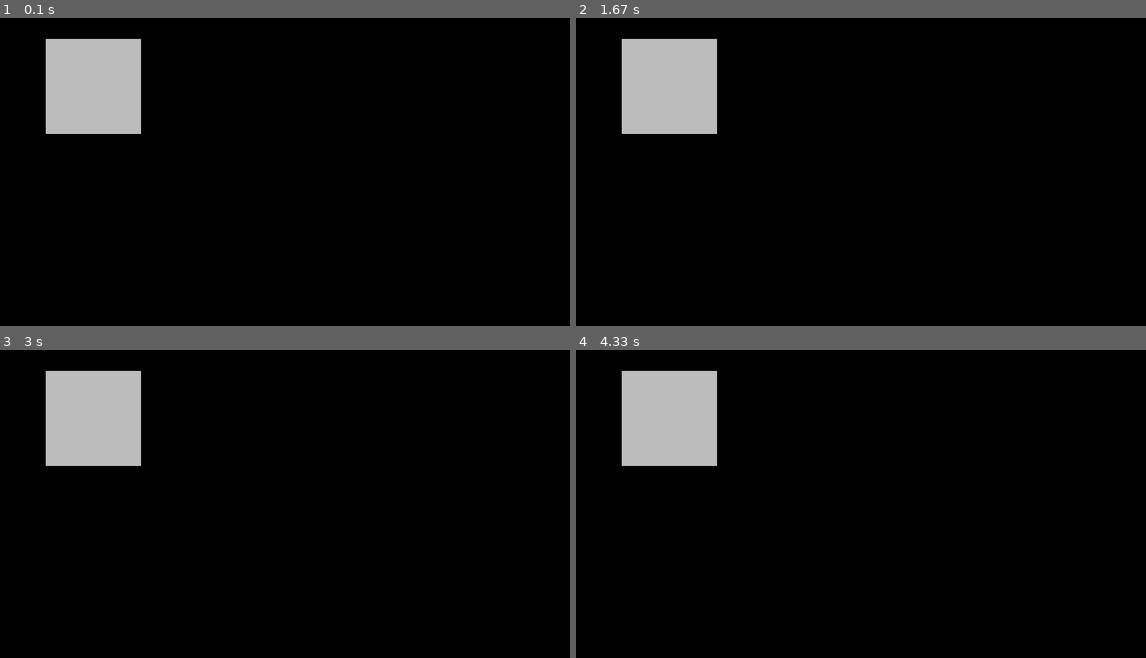
Above: before the commit, frames 1-4 (two rows, left to right).
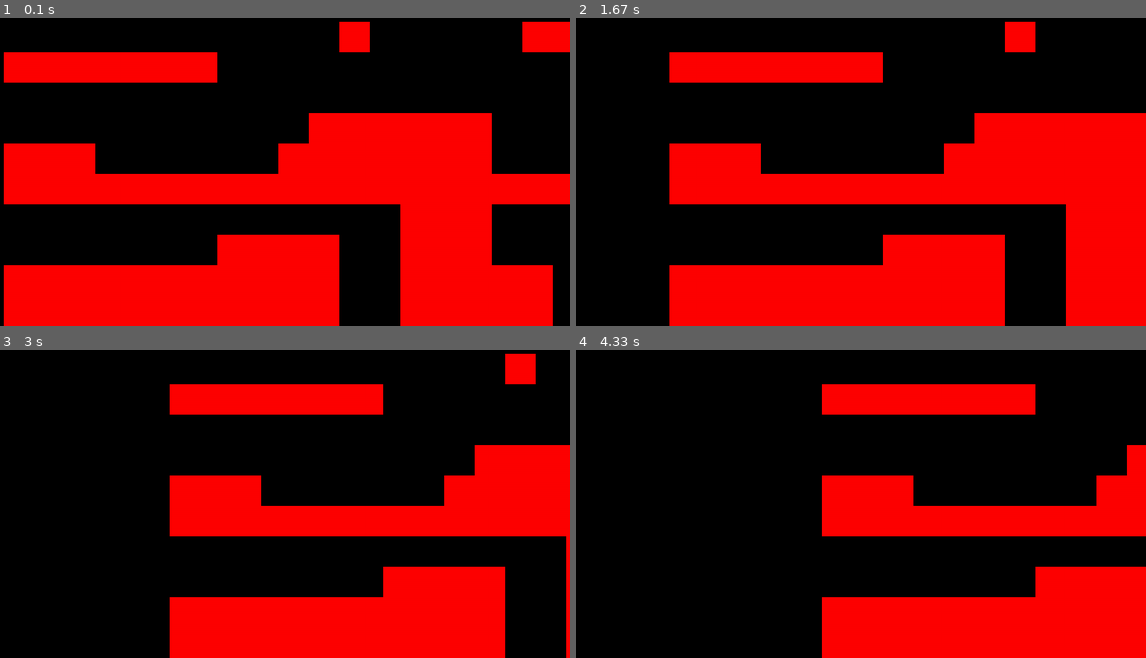
Above: after the commit, the same moments.

Repository: DannxC/CSI-22---Shadow-Fortress
Game: pygame game, started from game.py
The game is run twice, just before and just after one commit, with the same random seed, the same clock (stepped at 60 frames per second) and the same inputs.
Inputs:
- Up to frame 1 (0.1 s): no input
- Up to frame 2 (1.67 s): no input
- Up to frame 3 (3 s): no input
- Up to frame 4 (4.33 s): no input

The runs differ from the first frame. In frame 1, 49% of the frame differs, in the area x 0-100%, y 1-100%; in frame 2, 44%; in frame 3, 36%; in frame 4, 30%.

Commit message:
Code refactor and Add level screen drawing

Diff:
--- a/assets/constants/constants.py
+++ b/assets/constants/constants.py
@@ -1,4 +1,7 @@
+#from ..maps.level1 import *
+
 # Default constants
 TILE_SIZE = 64
 SCREEN_WIDTH = 1200
+#SCREEN_HEIGHT = len(level1_map) * TILE_SIZE
 SCREEN_HEIGHT = 11 * TILE_SIZE
--- /dev/null
+++ b/data_objects/levels/level.py
@@ -0,0 +1,26 @@
+import pygame
+from assets.constants.constants import *
+from data_objects.levels.solid_tiles import SolidTile
+from data_objects.levels.tiles import Tile
+
+class Level():
+    def __init__(self, level_data, surface):
+        # Setting the map layout - Contains positional information about elements in the map
+        self.display_surface = surface
+        self.setup_level(level_data)
+
+    # Setting the group of tiles
+    def setup_level(self, layout):
+        self.tiles = pygame.sprite.Group()
+        for row_indx, row in enumerate(layout):
+            for col_indx, cell in enumerate(row):
+                if cell == '1' or cell == '0':
+                    x = col_indx * TILE_SIZE
+                    y = row_indx * TILE_SIZE
+                    tile = Tile((x,y), TILE_SIZE)
+                    self.tiles.add(tile)
+
+    # Draw the tiles
+    def run(self):
+        self.tiles.update(2)
+        self.tiles.draw(self.display_surface)
--- a/data_objects/levels/level1.py
+++ /dev/null
@@ -1,30 +0,0 @@
-import pygame
-from ...assets.maps.level1_map import *
-from ...assets.constants.constants import *
-from solid_tiles import SolidTile
-
-class Level1():
-    def __init__(self):
-        # Setting the map layout - Contain positional information about elements in the map
-        self.map = level1_map
-
-        # Setting the screen sizes - Related to 'constants.py' file
-        self.screen_width = SCREEN_WIDTH
-        self.size = TILE_SIZE
-        self.screen_height = self.tile_size * len(self.map)
-
-        # Setting the Background image
-        ###################
-        ###### TO DO ######
-        ###################
-
-        # Setting the music/sounds of the level
-        ###################
-        ###### TO DO ######
-        ###################
-
-        # Setting the group of solid_tiles
-        for i in range(len(self.map)):
-            for j in range(len(self.map[i])):
-                if j == '0':
-                    self.solid_tiles = pygame.sprite.Group(SolidTile((i+1, j+1) * self.size + 1, self.size))
--- /dev/null
+++ b/data_objects/levels/tiles.py
@@ -0,0 +1,11 @@
+import pygame
+
+class Tile(pygame.sprite.Sprite):
+    def __init__(self, pos, size):
+        super().__init__()
+        self.image = pygame.Surface((size,size))
+        self.image.fill('red')
+        self.rect = self.image.get_rect(topleft = pos)
+
+    def update(self, x_shift):
+        self.rect.x += x_shift
--- a/game.py
+++ b/game.py
@@ -1,12 +1,15 @@
 import pygame, sys
 from assets.constants.constants import *
+from assets.maps.level1 import level1_map
+from data_objects.levels.level import Level
 from data_objects.levels.solid_tiles import SolidTile
+from data_objects.levels.tiles import Tile
 
 # Setup
 pygame.init()
 screen = pygame.display.set_mode((SCREEN_WIDTH, SCREEN_HEIGHT))
 clock = pygame.time.Clock()
-test_tile = pygame.sprite.Group(SolidTile((100, 100), 200))
+level = Level(level1_map, screen)
 
 # Main game loop
 while True:
@@ -17,9 +20,8 @@
             sys.exit()
 
     # Update game objects and perform any game logic
-    # Update Map Level:
     screen.fill('black')
-    test_tile.draw(screen)
+    level.run()
 
     # Update Screen
     pygame.display.update()
Renamed: assets/maps/level1_map.py -> assets/maps/level1.py
